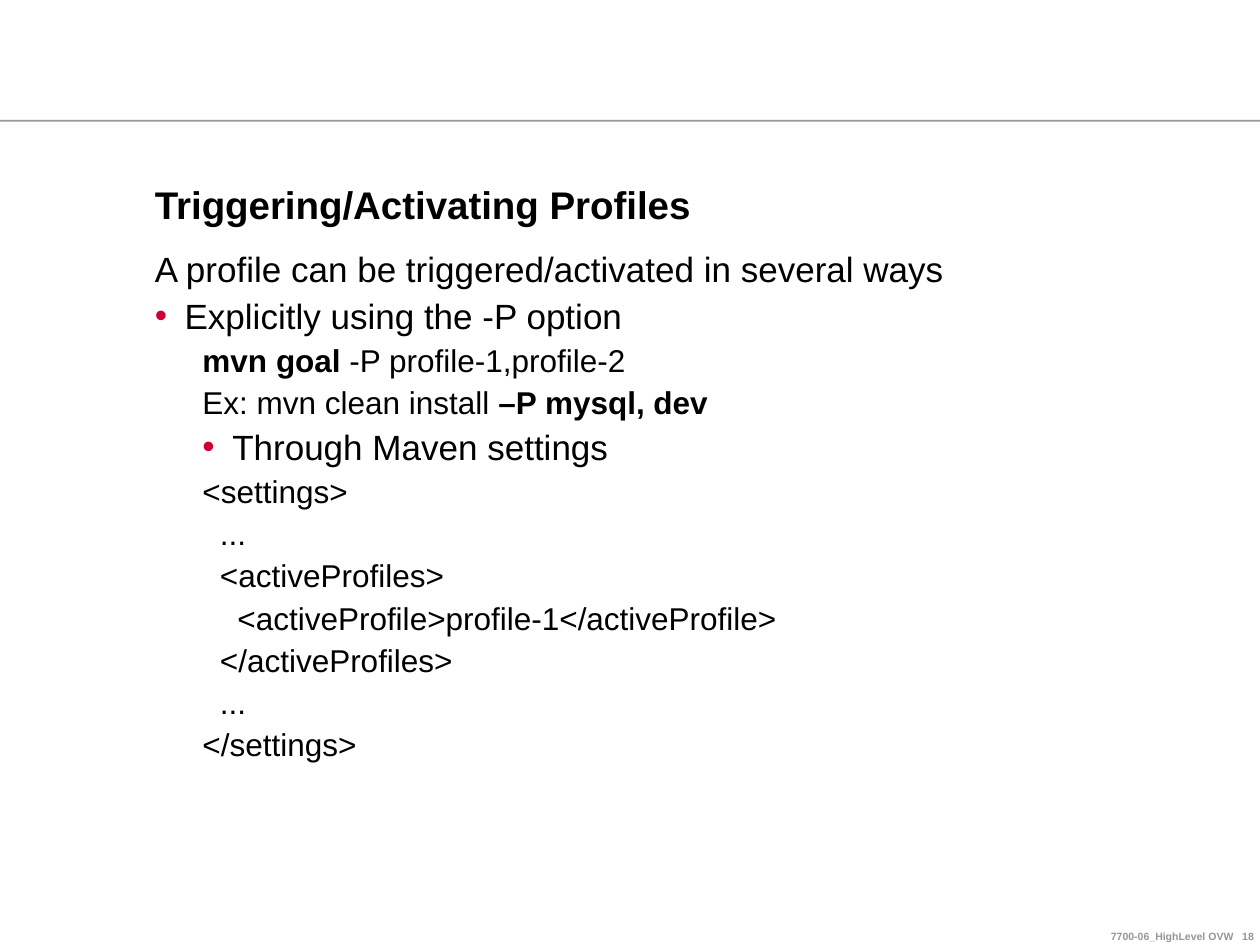
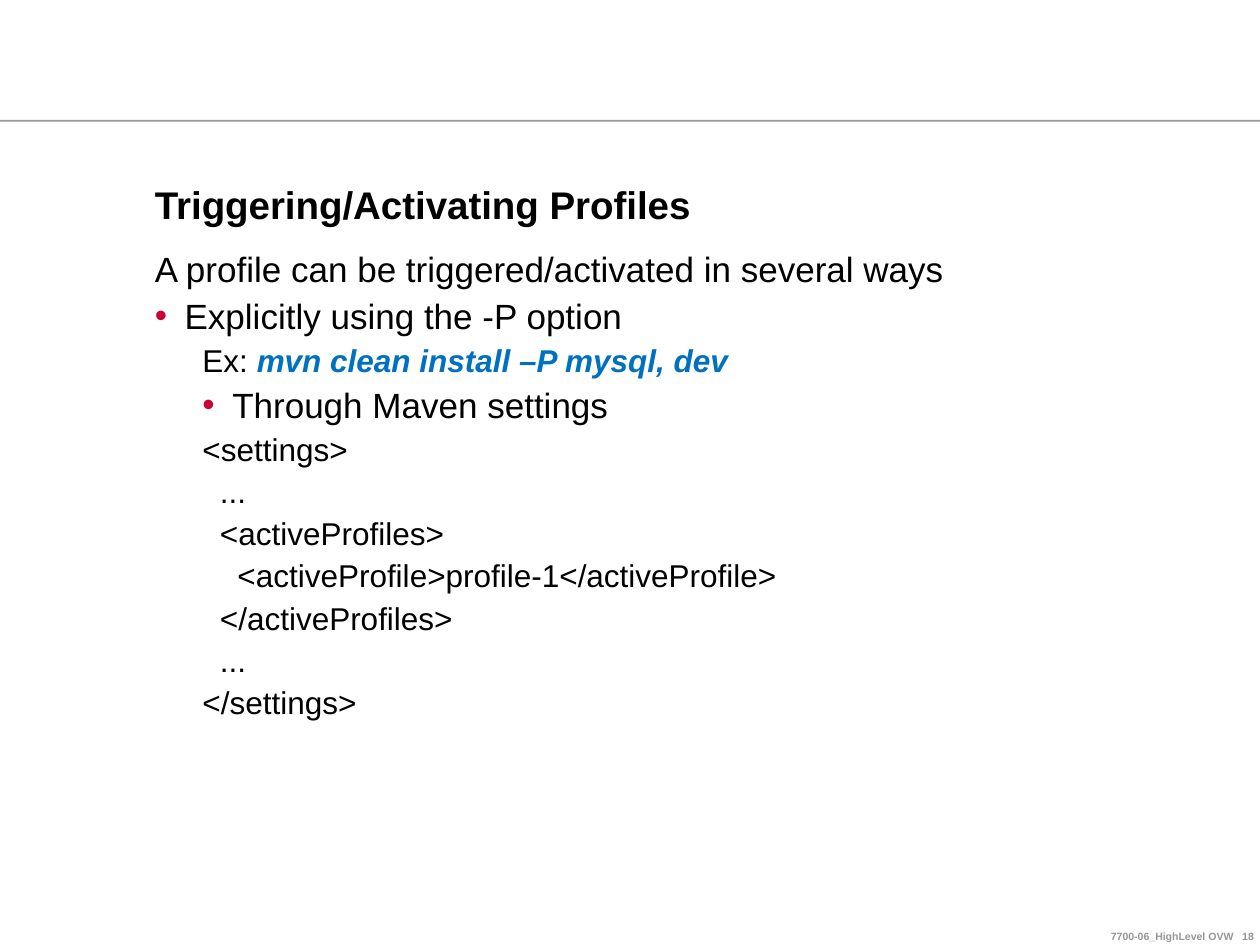
Before and after one commit to ndlongit/longnd-data, a slide deck: slide 18 of Document/Tutorial/Maven for Beginners.ppt. Drawn at 1260x945 pixels with LibreOffice and Linux fonts; fonts in the diff are those of the drawing; background and template pictures are left out. Boxes give left, top, right and bottom in pixels: in the first picture for what was removed or moved away, otherwise in the second. Text is boxed around its words. In the diff, an @@ line names an element or a change of style, - is before the commit and + after.

```diff
--- a/Document/Tutorial/Maven for Beginners.ppt
+++ b/Document/Tutorial/Maven for Beginners.ppt
@@ text at (x1=202, y1=349, x2=625, y2=378): paragraph removed @@
-  mvn goal -P profile-1,profile-2
@@ text at (x1=202, y1=349, x2=728, y2=378): text colour #000000 to #0070C0, italic on in "mvn clean install –P mysql, dev"; bold on in "mvn clean install" @@
```
Also in this commit, not shown: 13 other slides changed.
